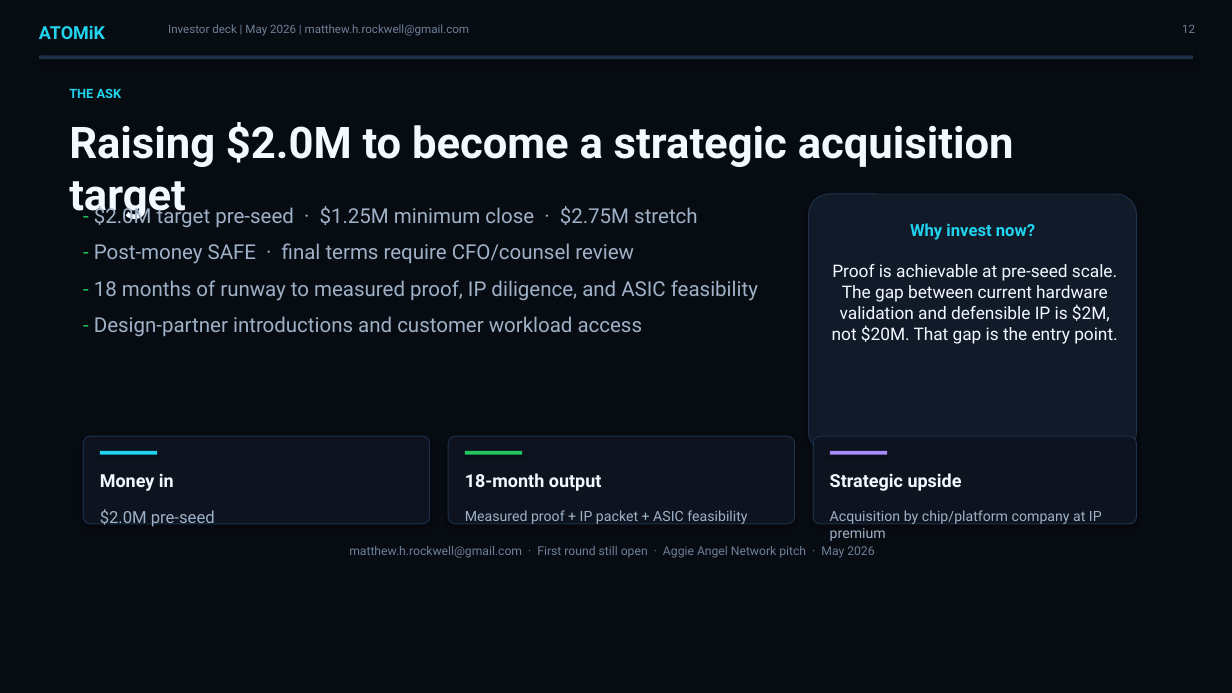
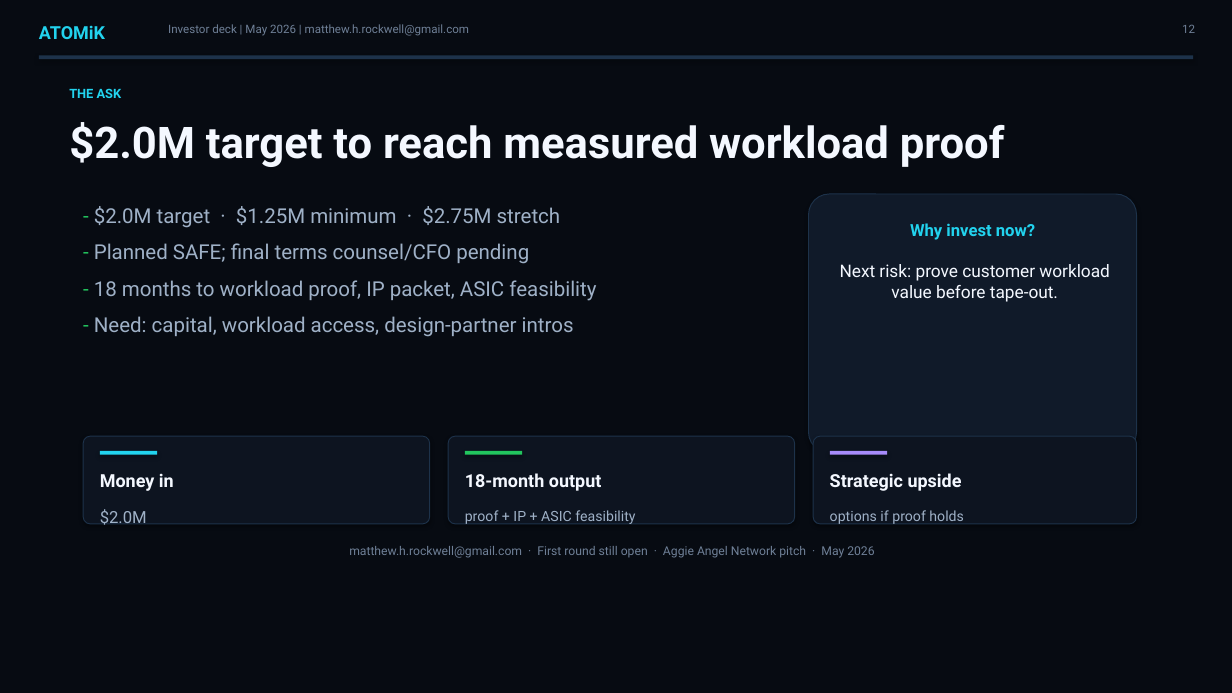
Before and after one commit to MatthewHRockwell/ATOMiK, a slide deck: slide 12 of business/for_codex/01_pitch_materials/ATOMiK_Investor_Deck.pptx. Drawn at 1232x693 pixels with LibreOffice and Linux fonts; fonts in the diff are those of the drawing. Boxes give left, top, right and bottom in pixels: in the first picture for what was removed or moved away, otherwise in the second. Text is boxed around its words. In the diff, an @@ line names an element or a change of style, - is before the commit and + after.

```diff
--- a/business/for_codex/01_pitch_materials/ATOMiK_Investor_Deck.pptx
+++ b/business/for_codex/01_pitch_materials/ATOMiK_Investor_Deck.pptx
@@ text at [69, 122, 1005, 167]: text changed @@
-Raising $2.0M to become a strategic acquisition target
+$2.0M target to reach measured workload proof
@@ text at [94, 206, 596, 337]: text changed @@
-- $2.0M target pre-seed · $1.25M minimum close · $2.75M stretch
-- Post-money SAFE · final terms require CFO/counsel review
-- 18 months of runway to measured proof, IP diligence, and ASIC feasibility
-- Design-partner introductions and customer workload access
+- $2.0M target · $1.25M minimum · $2.75M stretch
+- Planned SAFE; final terms counsel/CFO pending
+- 18 months to workload proof, IP packet, ASIC feasibility
+- Need: capital, workload access, design-partner intros
@@ text at [840, 264, 1110, 302]: text changed @@
-Proof is achievable at pre-seed scale. The gap between current hardware validation and defensible IP is $2M, not $20M. That gap is the entry point.
+Next risk: prove customer workload value before tape-out.
@@ text at [100, 509, 147, 525]: text changed @@
-$2.0M pre-seed
+$2.0M
@@ text at [465, 510, 635, 524]: text changed @@
-Measured proof + IP packet + ASIC feasibility
+proof + IP + ASIC feasibility
@@ text at [830, 510, 964, 524]: text changed @@
-Acquisition by chip/platform company at IP premium
+options if proof holds
```
Also in this commit, not shown: 7 other slides changed, 1 slide added, 1 slide removed, 11 other files.
